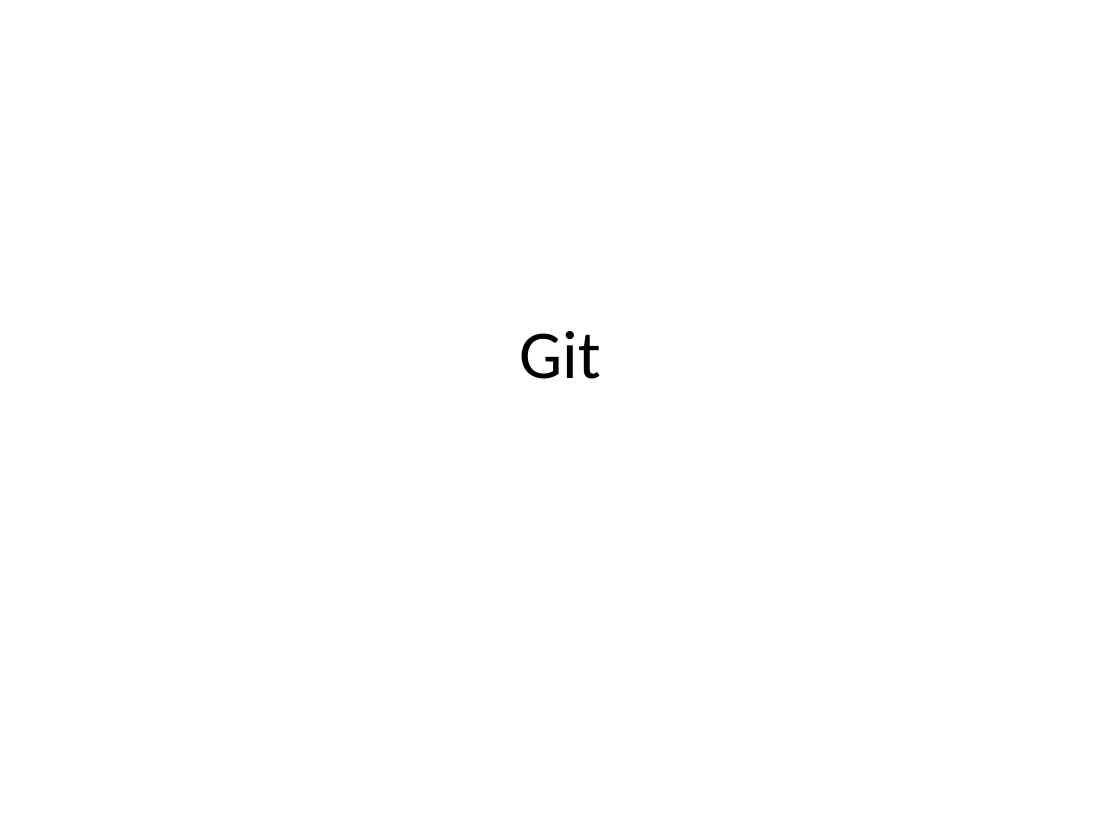
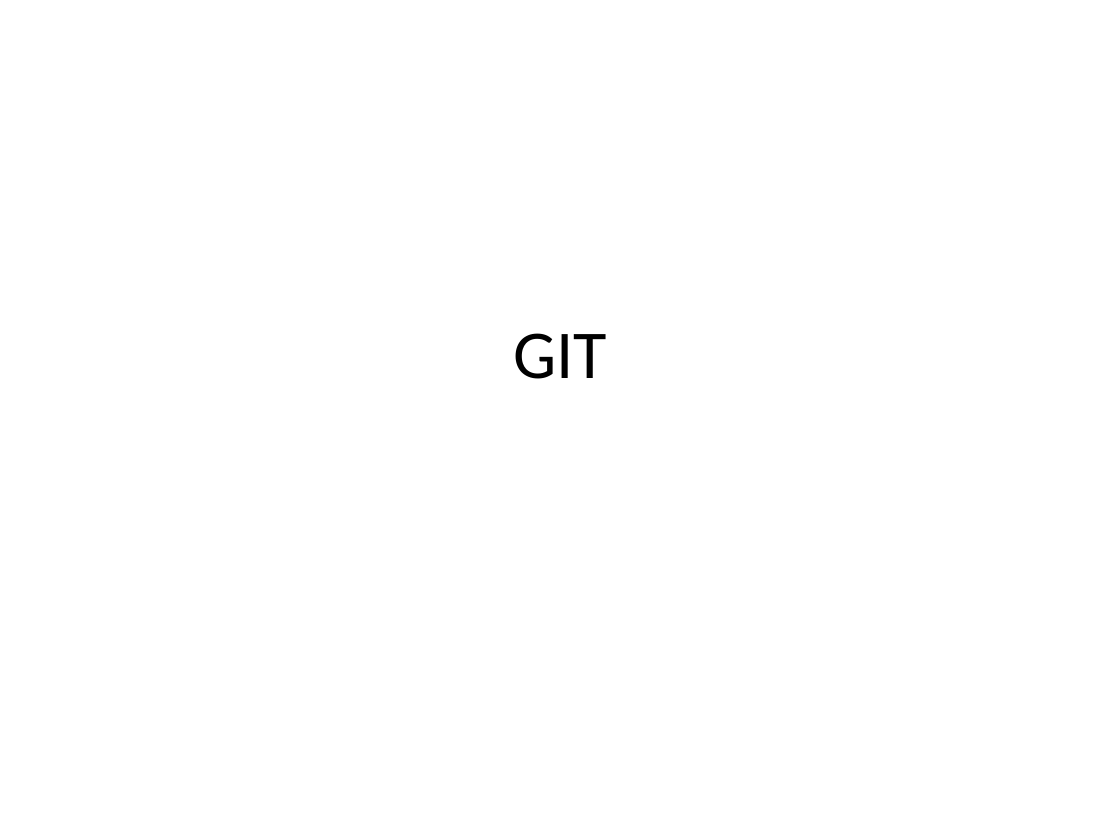
Before and after one commit to will09/readingnotes, a slide deck: slide 1 of git/Git.pptx. Drawn at 1120x840 pixels with LibreOffice and Linux fonts; fonts in the diff are those of the drawing. Boxes give left, top, right and bottom in pixels: in the first picture for what was removed or moved away, otherwise in the second. Text is boxed around its words. In the diff, an @@ line names an element or a change of style, - is before the commit and + after.

```diff
--- a/git/Git.pptx
+++ b/git/Git.pptx
@@ title at [513, 333, 607, 379]: text changed @@
-Git
+GIT
```
Also in this commit, not shown: 1 other slide changed, 38 slides added, 15 other files.
